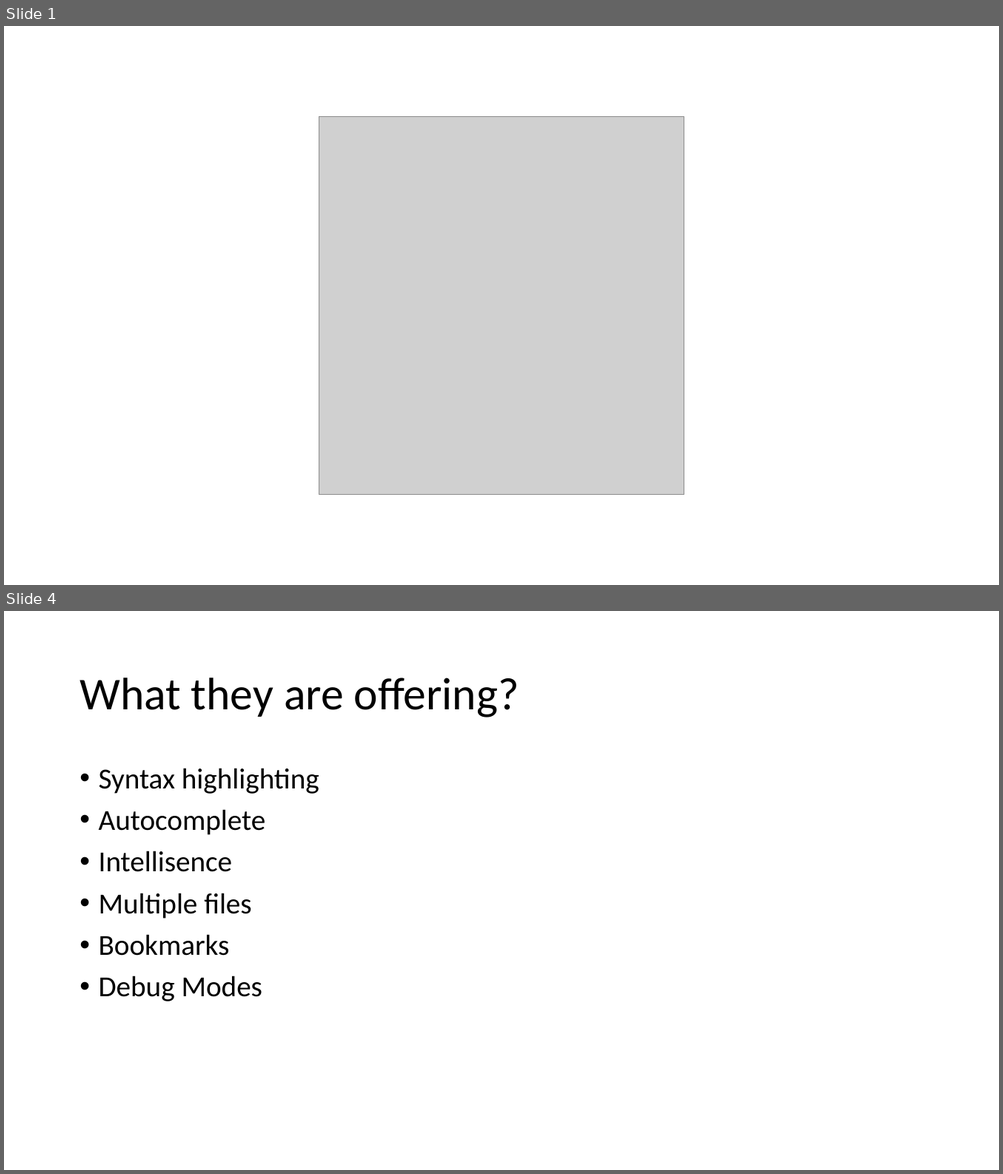
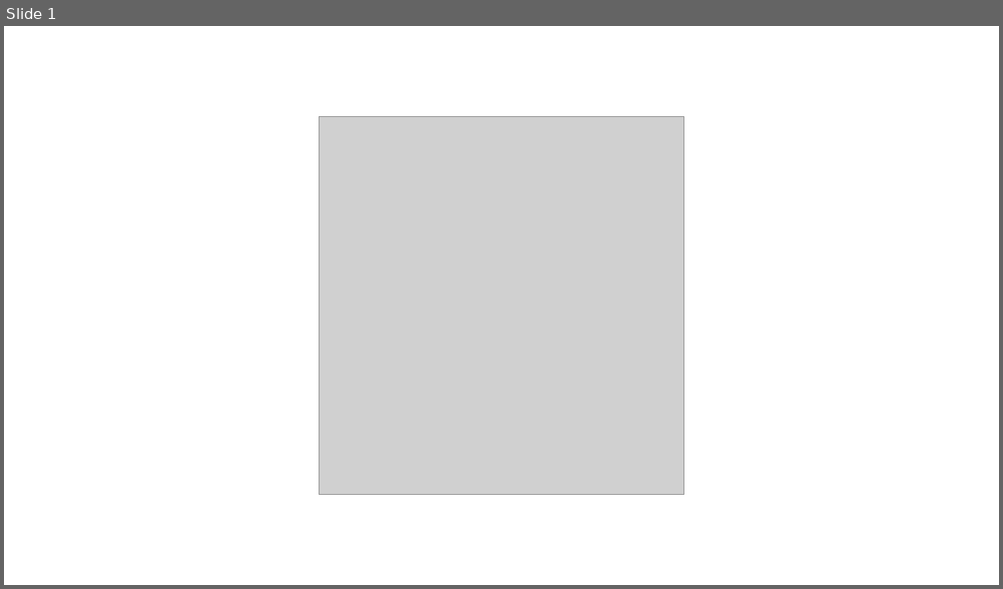
Before and after one commit to HaruTzuki/SlangIDE, a slide deck: Presentation/Slang IDE.pptx. Shown one above the other, each under a label of ours: slides 1 and 4 before the commit, slide 1 after it; the slides between them are not shown. The pictures are 1003x1174 and 1003x589 pixels, drawn with LibreOffice and Linux fonts; fonts in the diff are those of the drawing; grey boxes stand for pictures; background and template pictures are left out. Boxes give left, top, right and bottom in pixels: in the first picture for what was removed or moved away, otherwise in the second. Text is boxed around its words. In the diff, an @@ line names an element or a change of style, - is before the commit and + after.

```diff
--- a/Presentation/Slang IDE.pptx
+++ b/Presentation/Slang IDE.pptx
@@ slide 4 removed at [4,611,999,1170], background picture (left out) @@
@@ title removed at [79,678,519,718] @@
-What they are offering?
@@ text removed at [99,768,319,1002] @@
-• Syntax highlighting
-• Autocomplete
-• Intellisence
-• Multiple files
-• Bookmarks
-• Debug Modes
```
Also in this commit, not shown: 5 slides changed, 1 slide added, 2 other slides removed, 11 other files.
